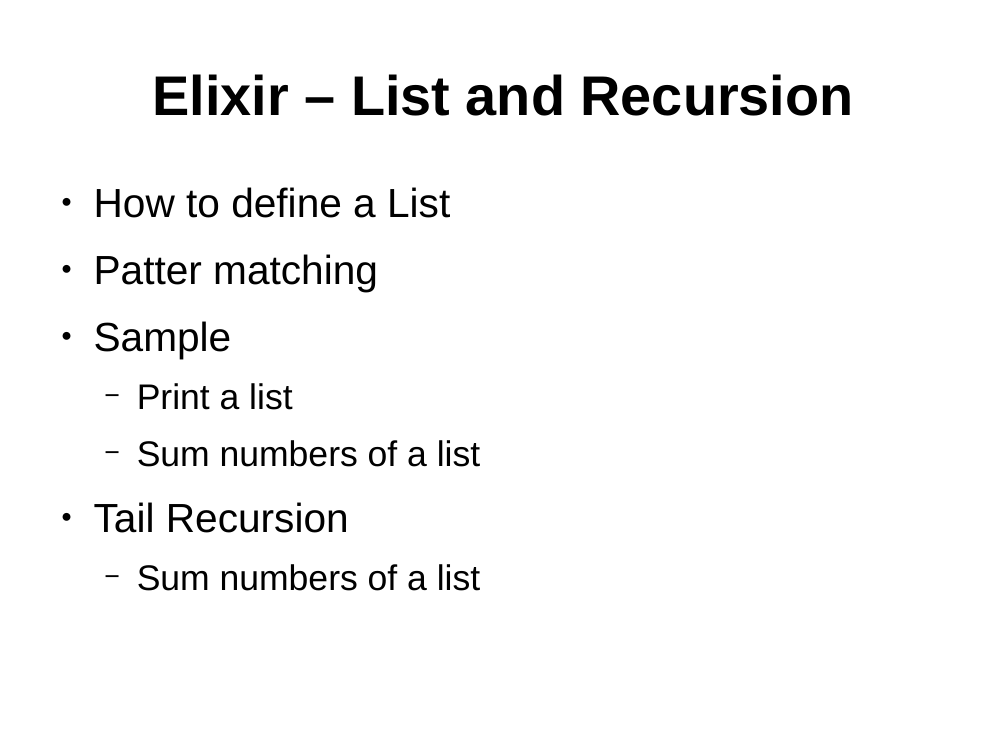
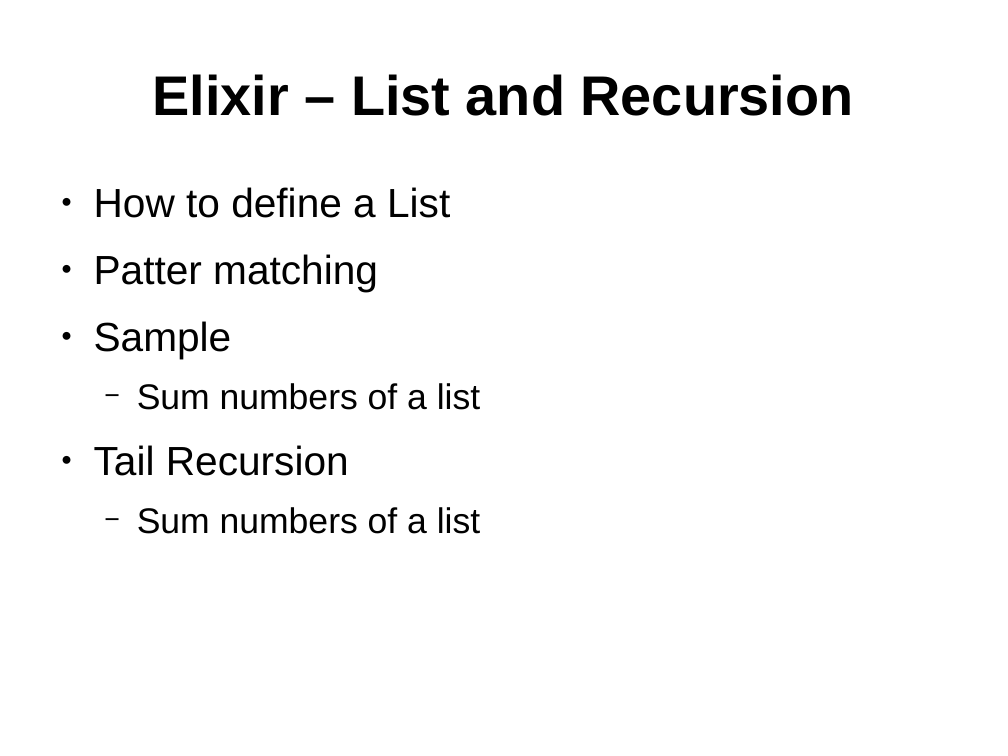
Before and after one commit to ramortegui/talks, a slide deck: slide 14 of elixir-basics.odp. Drawn at 1008x756 pixels with LibreOffice and Linux fonts; fonts in the diff are those of the drawing. Boxes give left, top, right and bottom in pixels: in the first picture for what was removed or moved away, otherwise in the second. Text is boxed around its words. In the diff, an @@ line names an element or a change of style, - is before the commit and + after.

```diff
--- a/elixir-basics.odp
+++ b/elixir-basics.odp
@@ text at [137,383,292,410]: paragraph removed @@
-  − Print a list
```
Also in this commit, not shown: 1 other slide changed.
